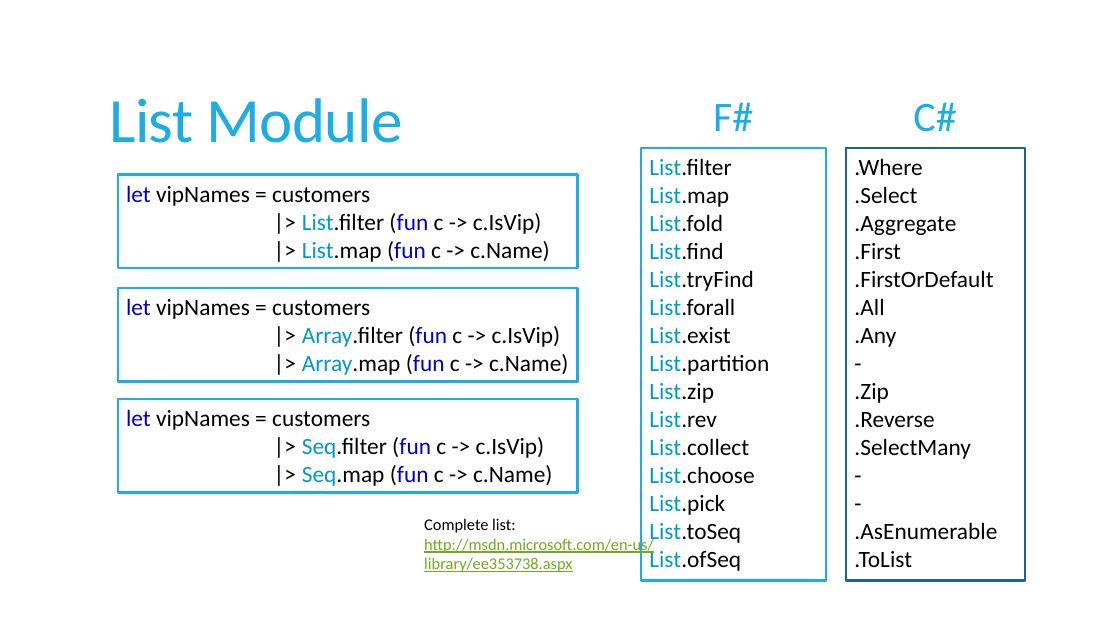
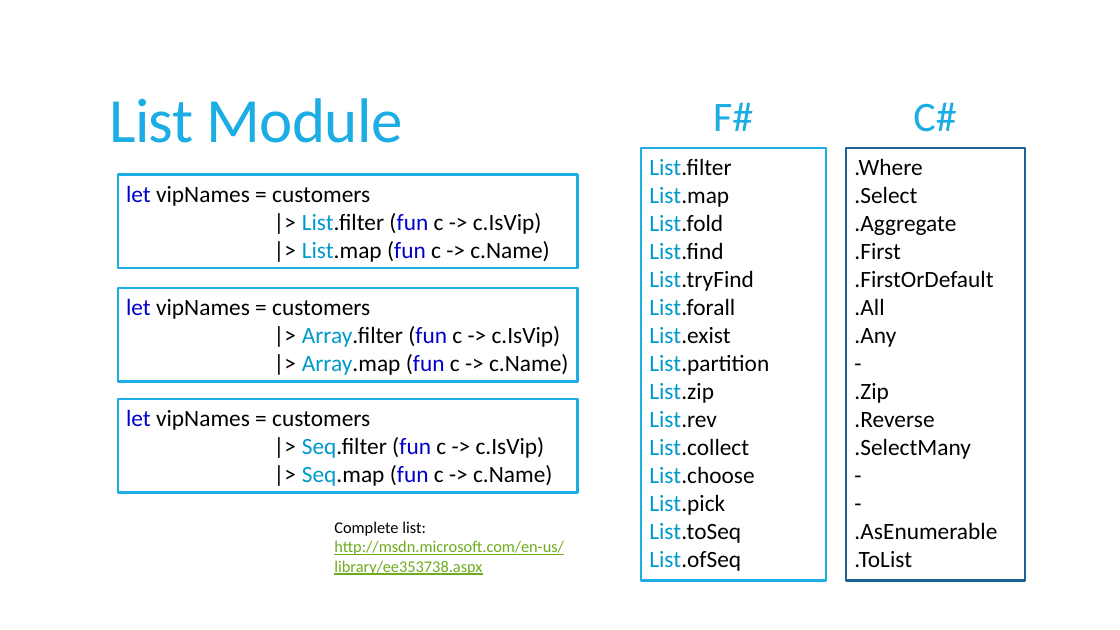
Before and after one commit to jorgef/fsharpworkshop, a slide deck: slide 47 of FSharpWorkshop_Slides.pptx. Drawn at 1120x630 pixels with LibreOffice and Linux fonts; fonts in the diff are those of the drawing. Boxes give left, top, right and bottom in pixels: in the first picture for what was removed or moved away, otherwise in the second. Text is boxed around its words. In the diff, an @@ line names an element or a change of style, - is before the commit and + after.

```diff
--- a/FSharpWorkshop_Slides.pptx
+++ b/FSharpWorkshop_Slides.pptx
@@ text "Complete list:": place and size @@
-text "Complete list:" at box(424, 518, 654, 572)
+text "Complete list:" at box(334, 521, 564, 575)
```
Also in this commit, not shown: 1 other slide changed, 1 other file.
